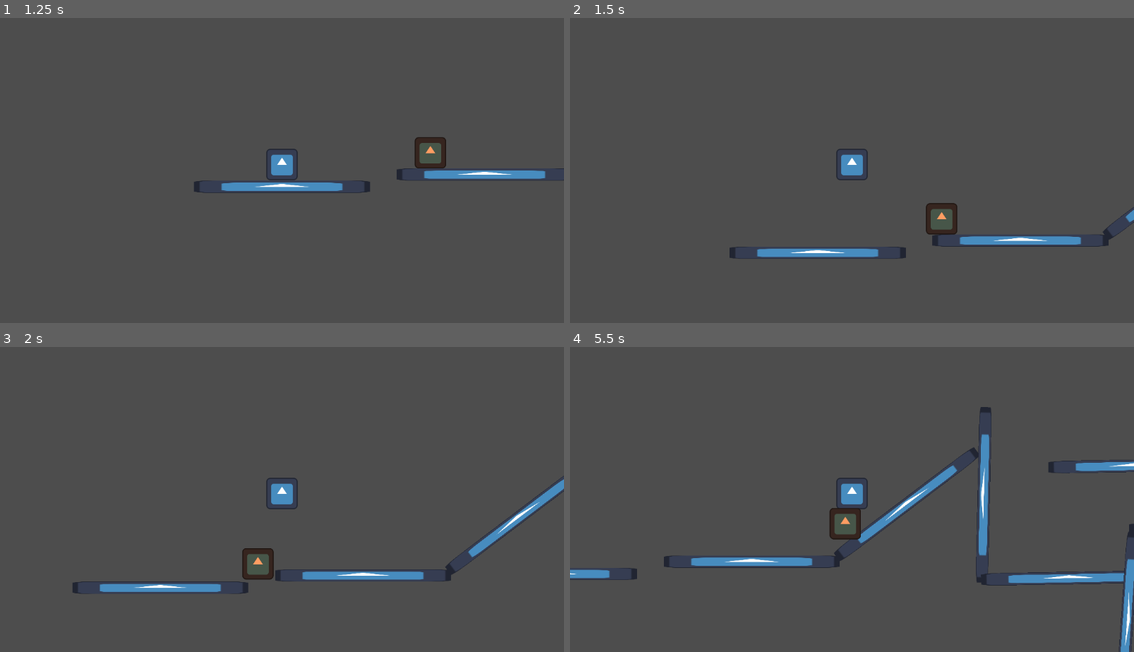
Above: before the commit, frames 1-4 (two rows, left to right).
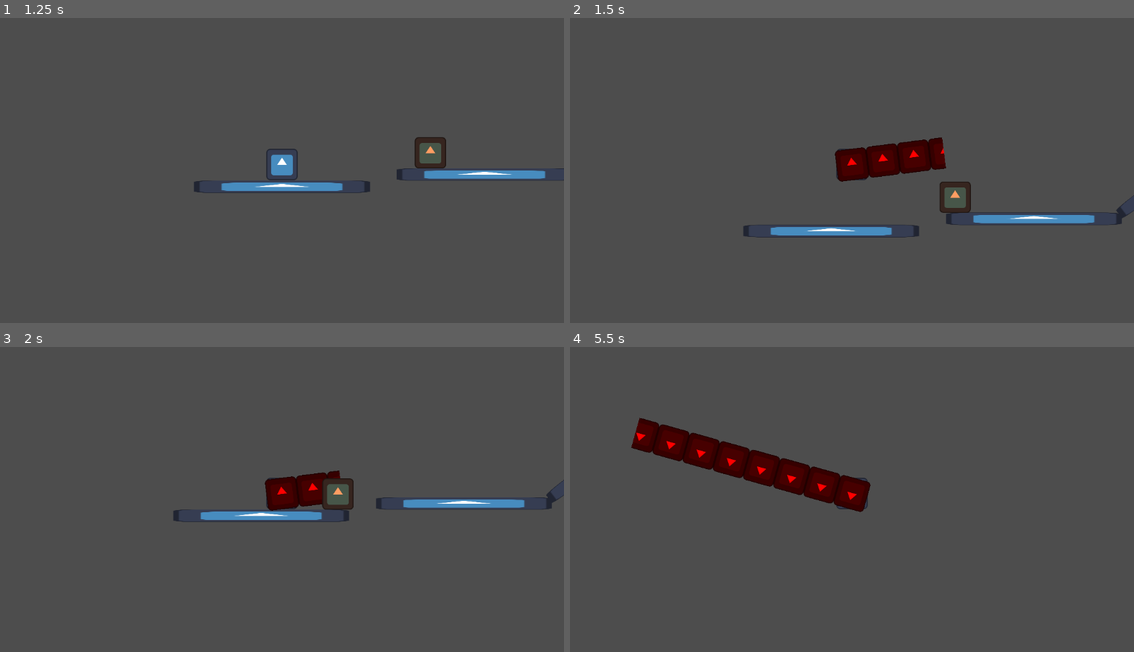
Above: after the commit, the same moments.

Repository: IncrediblyCreativeUsername/Team-Indecisive-Cutthroat-2026
Game: Godot game, scene res://UI/MainMenu.tscn
Same seed, same stepped clock (60 frames per second), same inputs: the game is played once before the commit and once after it. The engine's default icon, where the game draws it, is replaced by a stand-in: a white triangle on a blue panel in a dark square.
Inputs (mouse positions are in pixels of both pictures, inside the frame that each line leads up to):
- Up to frame 1 (1.25 s): click "Play" at 0.5 s
- Up to frame 2 (1.5 s): move the mouse to (976, 149) at 1.27 s; hold D (MOVE_RIGHT) from 1.28 s (still down); hold W (JUMP) from 1.28 s (still down); click (976, 149) at 1.35 s
- Up to frame 3 (2 s): keep holding D (MOVE_RIGHT); keep holding W (JUMP)
- Up to frame 4 (5.5 s): move the mouse to (739, 508) at 2.02 s; release W (JUMP) at 2.03 s; tap W (JUMP) at 2.1, 2.27, 2.57, 3.77, 4.07, 5.27 s; click (739, 508) at 2.3 s; move the mouse to (908, 423) at 2.77 s; release D (MOVE_RIGHT) at 2.78 s; hold A (MOVE_LEFT) 2.78-3.53 s; hold W (JUMP) 2.78-3.53 s; click (908, 423) at 2.85 s; move the mouse to (823, 557) at 3.52 s; hold D (MOVE_RIGHT) 3.53-5.03 s; click (823, 557) at 3.6 s; move the mouse to (1021, 542) at 4.27 s; hold W (JUMP) 4.28-5.03 s; move the mouse to (682, 444) at 5.02 s; hold A (MOVE_LEFT) from 5.03 s (still down); click (682, 444) at 5.1 s

Frame 1 is identical in both runs. In frame 2, 5.8% of the frame differs, in the area x 28-100%, y 39-79%; in frame 3, 5.5%; in frame 4, 8.9%, in the area x 0-100%, y 19-100%.

Commit message:
Tongue basics
Fixed volume slider (again lol), disabled menu music (just turned off autoplay), added basic tongue extension and retraction, added basic tongue grappling

Diff:
--- a/Player/Player.tscn
+++ b/Player/Player.tscn
@@ -5,6 +5,192 @@
 
 [sub_resource type="CircleShape2D" id="CircleShape2D_tok1r"]
 radius = 65.00192
+
+[sub_resource type="CircleShape2D" id="CircleShape2D_q3lat"]
+
+[sub_resource type="Animation" id="Animation_q3lat"]
+resource_name = "Extend"
+tracks/0/type = "value"
+tracks/0/imported = false
+tracks/0/enabled = true
+tracks/0/path = NodePath("TextureRect:size")
+tracks/0/interp = 1
+tracks/0/loop_wrap = true
+tracks/0/keys = {
+"times": PackedFloat32Array(0, 1),
+"transitions": PackedFloat32Array(1, 1),
+"update": 0,
+"values": [Vector2(128, 128), Vector2(1028, 128)]
+}
+tracks/1/type = "value"
+tracks/1/imported = false
+tracks/1/enabled = true
+tracks/1/path = NodePath("Area2D:position")
+tracks/1/interp = 1
+tracks/1/loop_wrap = true
+tracks/1/keys = {
+"times": PackedFloat32Array(0, 1),
+"transitions": PackedFloat32Array(1, 1),
+"update": 0,
+"values": [Vector2(64, 0), Vector2(964, 0)]
+}
+tracks/2/type = "value"
+tracks/2/imported = false
+tracks/2/enabled = true
+tracks/2/path = NodePath("..:tongueExtending")
+tracks/2/interp = 1
+tracks/2/loop_wrap = true
+tracks/2/keys = {
+"times": PackedFloat32Array(0),
+"transitions": PackedFloat32Array(1),
+"update": 1,
+"values": [true]
+}
+tracks/3/type = "value"
+tracks/3/imported = false
+tracks/3/enabled = true
+tracks/3/path = NodePath("Area2D:monitoring")
+tracks/3/interp = 1
+tracks/3/loop_wrap = true
+tracks/3/keys = {
+"times": PackedFloat32Array(0),
+"transitions": PackedFloat32Array(1),
+"update": 1,
+"values": [true]
+}
+tracks/4/type = "value"
+tracks/4/imported = false
+tracks/4/enabled = true
+tracks/4/path = NodePath(".:visible")
+tracks/4/interp = 1
+tracks/4/loop_wrap = true
+tracks/4/keys = {
+"times": PackedFloat32Array(0),
+"transitions": PackedFloat32Array(1),
+"update": 1,
+"values": [true]
+}
+
+[sub_resource type="Animation" id="Animation_tok1r"]
+length = 0.001
+tracks/0/type = "value"
+tracks/0/imported = false
+tracks/0/enabled = true
+tracks/0/path = NodePath("TextureRect:size")
+tracks/0/interp = 1
+tracks/0/loop_wrap = true
+tracks/0/keys = {
+"times": PackedFloat32Array(0),
+"transitions": PackedFloat32Array(1),
+"update": 0,
+"values": [Vector2(128, 128)]
+}
+tracks/1/type = "value"
+tracks/1/imported = false
+tracks/1/enabled = true
+tracks/1/path = NodePath("Area2D:position")
+tracks/1/interp = 1
+tracks/1/loop_wrap = true
+tracks/1/keys = {
+"times": PackedFloat32Array(0),
+"transitions": PackedFloat32Array(1),
+"update": 0,
+"values": [Vector2(64, 0)]
+}
+tracks/2/type = "value"
+tracks/2/imported = false
+tracks/2/enabled = true
+tracks/2/path = NodePath("..:tongueExtending")
+tracks/2/interp = 1
+tracks/2/loop_wrap = true
+tracks/2/keys = {
+"times": PackedFloat32Array(0),
+"transitions": PackedFloat32Array(1),
+"update": 1,
+"values": [false]
+}
+tracks/3/type = "value"
+tracks/3/imported = false
+tracks/3/enabled = true
+tracks/3/path = NodePath("Area2D:monitoring")
+tracks/3/interp = 1
+tracks/3/loop_wrap = true
+tracks/3/keys = {
+"times": PackedFloat32Array(0),
+"transitions": PackedFloat32Array(1),
+"update": 1,
+"values": [false]
+}
+tracks/4/type = "value"
+tracks/4/imported = false
+tracks/4/enabled = true
+tracks/4/path = NodePath(".:visible")
+tracks/4/interp = 1
+tracks/4/loop_wrap = true
+tracks/4/keys = {
+"times": PackedFloat32Array(0),
+"transitions": PackedFloat32Array(1),
+"update": 1,
+"values": [false]
+}
+
+[sub_resource type="Animation" id="Animation_ddoul"]
+resource_name = "Retract"
+tracks/0/type = "value"
+tracks/0/imported = false
+tracks/0/enabled = true
+tracks/0/path = NodePath("TextureRect:size")
+tracks/0/interp = 1
+tracks/0/loop_wrap = true
+tracks/0/keys = {
+"times": PackedFloat32Array(0, 1),
+"transitions": PackedFloat32Array(1, 1),
+"update": 0,
+"values": [Vector2(1028, 128), Vector2(128, 128)]
+}
+tracks/1/type = "value"
+tracks/1/imported = false
+tracks/1/enabled = true
+tracks/1/path = NodePath("Area2D:position")
+tracks/1/interp = 1
+tracks/1/loop_wrap = true
+tracks/1/keys = {
+"times": PackedFloat32Array(0, 1),
+"transitions": PackedFloat32Array(1, 1),
+"update": 0,
+"values": [Vector2(964, 0), Vector2(64, 0)]
+}
+tracks/2/type = "value"
+tracks/2/imported = false
+tracks/2/enabled = true
+tracks/2/path = NodePath("..:tongueExtending")
+tracks/2/interp = 1
+tracks/2/loop_wrap = true
+tracks/2/keys = {
+"times": PackedFloat32Array(1),
+"transitions": PackedFloat32Array(1),
+"update": 1,
+"values": [false]
+}
+tracks/3/type = "value"
+tracks/3/imported = false
+tracks/3/enabled = true
+tracks/3/path = NodePath(".:visible")
+tracks/3/interp = 1
+tracks/3/loop_wrap = true
+tracks/3/keys = {
+"times": PackedFloat32Array(1),
+"transitions": PackedFloat32Array(1),
+"update": 1,
+"values": [false]
+}
+
+[sub_resource type="AnimationLibrary" id="AnimationLibrary_tok1r"]
+_data = {
+&"Extend": SubResource("Animation_q3lat"),
+&"RESET": SubResource("Animation_tok1r"),
+&"Retract": SubResource("Animation_ddoul")
+}
 
 [node name="Player" type="CharacterBody2D" unique_id=1863645860]
 script = ExtResource("1_3qydi")
@@ -15,3 +201,30 @@
 [node name="CollisionShape2D" type="CollisionShape2D" parent="." unique_id=2001729725]
 position = Vector2(-1, 0.5)
 shape = SubResource("CircleShape2D_tok1r")
+
+[node name="Tongue" type="Node2D" parent="." unique_id=1603243765]
+visible = false
+
+[node name="TextureRect" type="TextureRect" parent="Tongue" unique_id=1052084957]
+modulate = Color(1, 0, 0, 1)
+offset_left = -64.0
+offset_top = -64.0
+offset_right = 64.0
+offset_bottom = 64.0
+texture = ExtResource("2_q3lat")
+stretch_mode = 1
+
+[node name="Area2D" type="Area2D" parent="Tongue" unique_id=1302617055]
+position = Vector2(64, 0)
+monitoring = false
+
+[node name="CollisionShape2D" type="CollisionShape2D" parent="Tongue/Area2D" unique_id=1333496732]
+position = Vector2(11, 0)
+shape = SubResource("CircleShape2D_q3lat")
+
+[node name="TongueAnim" type="AnimationPlayer" parent="Tongue" unique_id=1214662753]
+libraries/ = SubResource("AnimationLibrary_tok1r")
+speed_scale = 3.0
+
+[connection signal="body_entered" from="Tongue/Area2D" to="." method="_on_area_2d_body_entered"]
+[connection signal="animation_finished" from="Tongue/TongueAnim" to="." method="_on_tongue_anim_animation_finished"]
--- a/Player/player.gd
+++ b/Player/player.gd
@@ -4,19 +4,28 @@
 @export var jumpForce : int = 2000
 @export var gravity : int = 100
 @export var coyoteTime : int = 15
+@export var friction : int = 500
+@export var tongueForce : float = 2.0
 
 var coyoteTimer = 0
+@export var tongueExtending := false
+@onready var tongueAnimator := $Tongue/TongueAnim
+@onready var tonguePivot := $Tongue
+@onready var tongueTip := $Tongue/Area2D
 
 func _physics_process(_delta: float) -> void:
+	#friction
+	if velocity.x > 0:
+		velocity.x = clamp(velocity.x-friction, 0, velocity.x-friction)
+	if velocity.x < 0:
+		velocity.x = clamp(velocity.x+friction, velocity.x+friction, 0)
+
 	#X movement
-	velocity.x = 0
 
-	if Input.is_action_pressed("MOVE_RIGHT"):
-		velocity.x += 1
-	if Input.is_action_pressed("MOVE_LEFT"):
-		velocity.x -= 1
-
-	velocity.x *= speed
+	if Input.is_action_pressed("MOVE_RIGHT") && !tongueExtending && velocity.x < speed:
+		velocity.x += speed
+	if Input.is_action_pressed("MOVE_LEFT") && !tongueExtending && velocity.x > -speed:
+		velocity.x -= speed
 
 	#coyote time resets while on floor
 	if is_on_floor():
@@ -25,7 +34,7 @@
 		coyoteTimer -= 1
 
 	#Y movement
-	if Input.is_action_pressed("JUMP"):
+	if Input.is_action_pressed("JUMP") && !tongueExtending:
 		#base jump force
 		if is_on_floor() or coyoteTimer > 0:
 			coyoteTimer = 0
@@ -43,5 +52,23 @@
 
 	velocity.y += gravity
 
+	#shoot out tongue
+	if !tongueExtending && Input.is_action_just_pressed("GRAPPLE"):
+		tonguePivot.look_at(get_global_mouse_position())
+		tongueAnimator.play("Extend")
+
 	#move according to velocity and delta
 	move_and_slide()
+
+#tongue fully extends
+func _on_tongue_anim_animation_finished(anim_name: StringName) -> void:
+	if anim_name == "Extend":
+		tongueAnimator.play("Retract")
+
+#tongue hit something
+func _on_area_2d_body_entered(body: Node2D) -> void:
+	var startTime = 1-tongueAnimator.current_animation_position
+	velocity = Vector2(tongueForce/get_process_delta_time(), 0).rotated(tonguePivot.rotation)
+	tongueTip.set_deferred("monitoring", false)
+	tongueAnimator.play("Retract")
+	tongueAnimator.seek(startTime)
--- a/UI/MainMenu.tscn
+++ b/UI/MainMenu.tscn
@@ -60,7 +60,6 @@
 
 [node name="AudioStreamPlayer" type="AudioStreamPlayer" parent="." unique_id=1100318440]
 stream = ExtResource("2_b37jj")
-autoplay = true
 
 [node name="HatNumLabel" type="Label" parent="." unique_id=1800883115]
 offset_left = 924.0
--- a/UI/main_menu.gd
+++ b/UI/main_menu.gd
@@ -13,7 +13,7 @@
 		AudioServer.set_bus_mute(AudioServer.get_bus_index("Master"), true)
 	else:
 		AudioServer.set_bus_mute(AudioServer.get_bus_index("Master"), false)
-		AudioServer.set_bus_volume_db(AudioServer.get_bus_index("Master"), (value-60)/5)
+		AudioServer.set_bus_volume_db(AudioServer.get_bus_index("Master"), (value-75)/3)
 
 func _on_prev_hat_pressed() -> void:
 	if Globals.playerHatNum == 0:
--- a/project.godot
+++ b/project.godot
@@ -52,6 +52,11 @@
 , Object(InputEventKey,"resource_local_to_scene":false,"resource_name":"","device":-1,"window_id":0,"alt_pressed":false …(186 unchanged characters)…
 ]
 }
+GRAPPLE={
+"deadzone": 0.2,
+"events": [Object(InputEventMouseButton,"resource_local_to_scene":false,"resource_name":"","device":-1,"window_id":0,"alt_pressed":false,"shift_pressed":false,"ctrl_pressed":false,"meta_pressed":false,"button_mask":0,"position":Vector2(0, 0),"global_position":Vector2(0, 0),"factor":1.0,"button_index":1,"canceled":false,"pressed":false,"double_click":false,"script":null)
+]
+}
 
 [physics]
 
